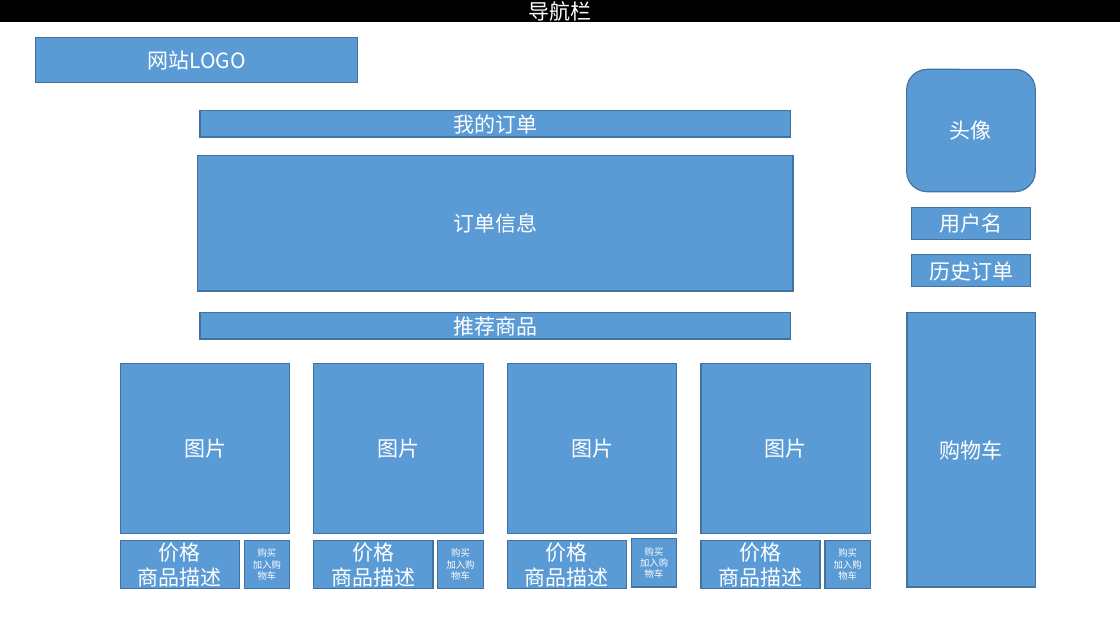
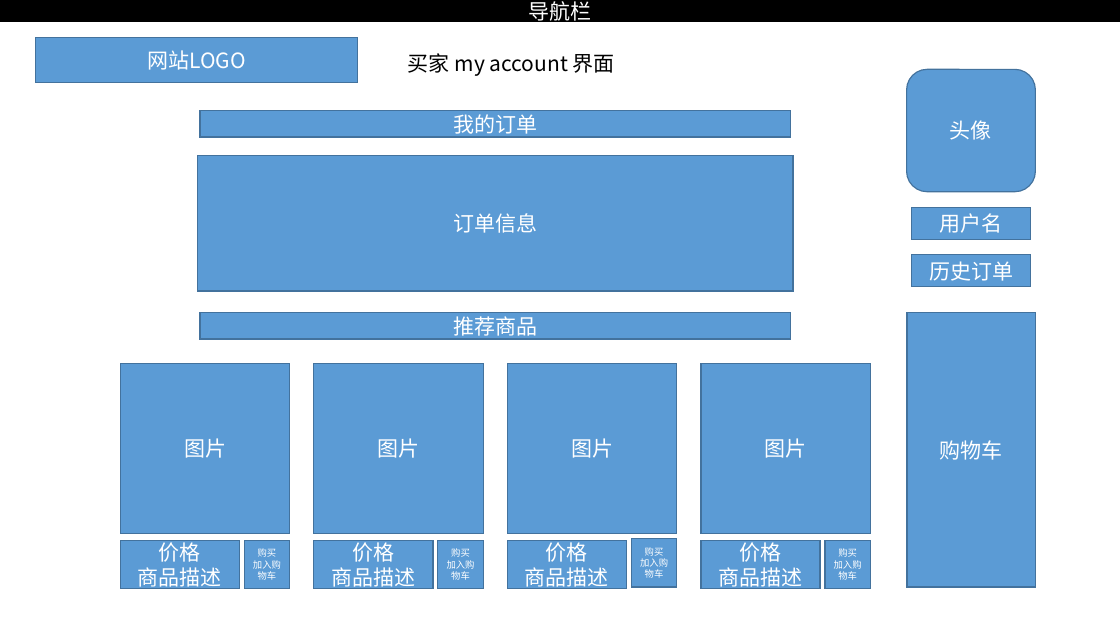
Before and after one commit to haoranpb/DBCourseDesign, a slide deck: slide 9 of Docs/UI.pptx. Drawn at 1120x630 pixels with LibreOffice and Linux fonts; fonts in the diff are those of the drawing. Boxes give left, top, right and bottom in pixels: in the first picture for what was removed or moved away, otherwise in the second. Text is boxed around its words. In the diff, an @@ line names an element or a change of style, - is before the commit and + after.

Commit message:
Add files via upload
Update: Seller's MyAccount GUI Design

```diff
--- a/Docs/UI.pptx
+++ b/Docs/UI.pptx
@@ text added at (x1=408, y1=53, x2=615, y2=76), 18 pt, text #000000 @@
+买家 my account 界面
```
Also in this commit, not shown: 1 slide added.
